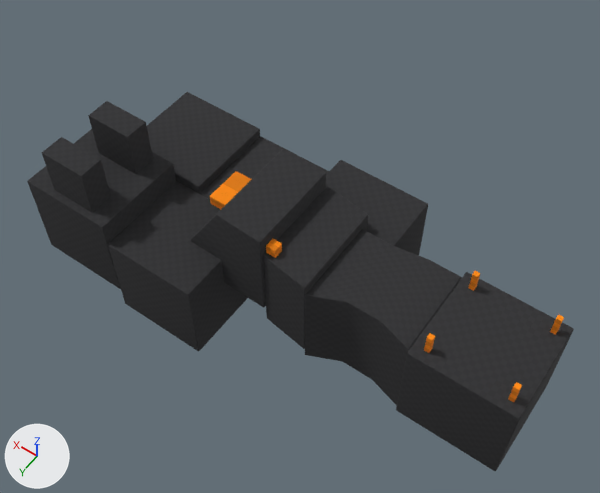
The Blender file Assets/Models/Worlds/Dev/Models/dev-scene.blend as it was, and as the next commit left it.
Rendered twice from a 50 mm lens placed at (-16.1, 76.0, 115.8), pointed at (44.2, -8.5, -17.0). Lighting does not change. The marker at lower left points along +X, +Y and +Z.
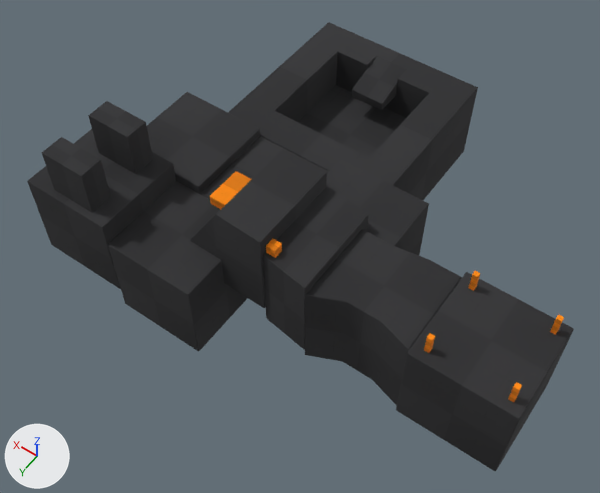
Where the change shows, as pixel boxes [x1, y1, x2, y2] in the pictures (600 x 493 px):
```json
{"object": "Cube.021", "change": "added", "after": [228, 22, 478, 200]}
{"object": "Cube.022", "change": "added", "after": [352, 56, 407, 110]}
```

Scene script edits in JSON lines:
```json
{"op": "add", "block": "me_cube_023", "code": ["me_cube_023 = bpy.data.meshes.new('Cube.023')", "me_cube_023.from_pydata(...)  # 8 vertices, 6 faces; spans x -4.05..4.05, y -16.08..-6.08, z -5.0..0.0", "me_cube_023.polygons.foreach_set('use_smooth', [True] * 6)", "me_cube_023.materials.append(mat_darkprototypematerial01)  # picture img_texture_09_png"]}
{"op": "add", "block": "me_cube_021", "code": ["me_cube_021 = bpy.data.meshes.new('Cube.021')", "me_cube_021.from_pydata(...)  # 65 vertices, 62 faces; spans x -20.0..20.0, y -20.0..20.0, z -20.0..0.0", "me_cube_021.polygons.foreach_set('use_smooth', [True] * 62)", "me_cube_021.materials.append(mat_darkprototypematerial01)  # picture img_texture_09_png"]}
{"op": "add", "block": "ob_cube_022", "code": ["ob_cube_022 = bpy.data.objects.new('Cube.022', me_cube_023)", "ob_cube_022.location = (54.0, -42.0, -7.9)", "_m = ob_cube_022.modifiers.new('Bevel', 'BEVEL')", "_m.width = 0.025", "_m.width_pct = 0.025", "_m.segments = 6"]}
{"op": "add", "block": "ob_cube_021", "code": ["ob_cube_021 = bpy.data.objects.new('Cube.021', me_cube_021)", "ob_cube_021.location = (54.0, -42.0, -7.9)", "_m = ob_cube_021.modifiers.new('Bevel', 'BEVEL')", "_m.width = 0.025", "_m.width_pct = 0.025", "_m.segments = 6"]}
```
